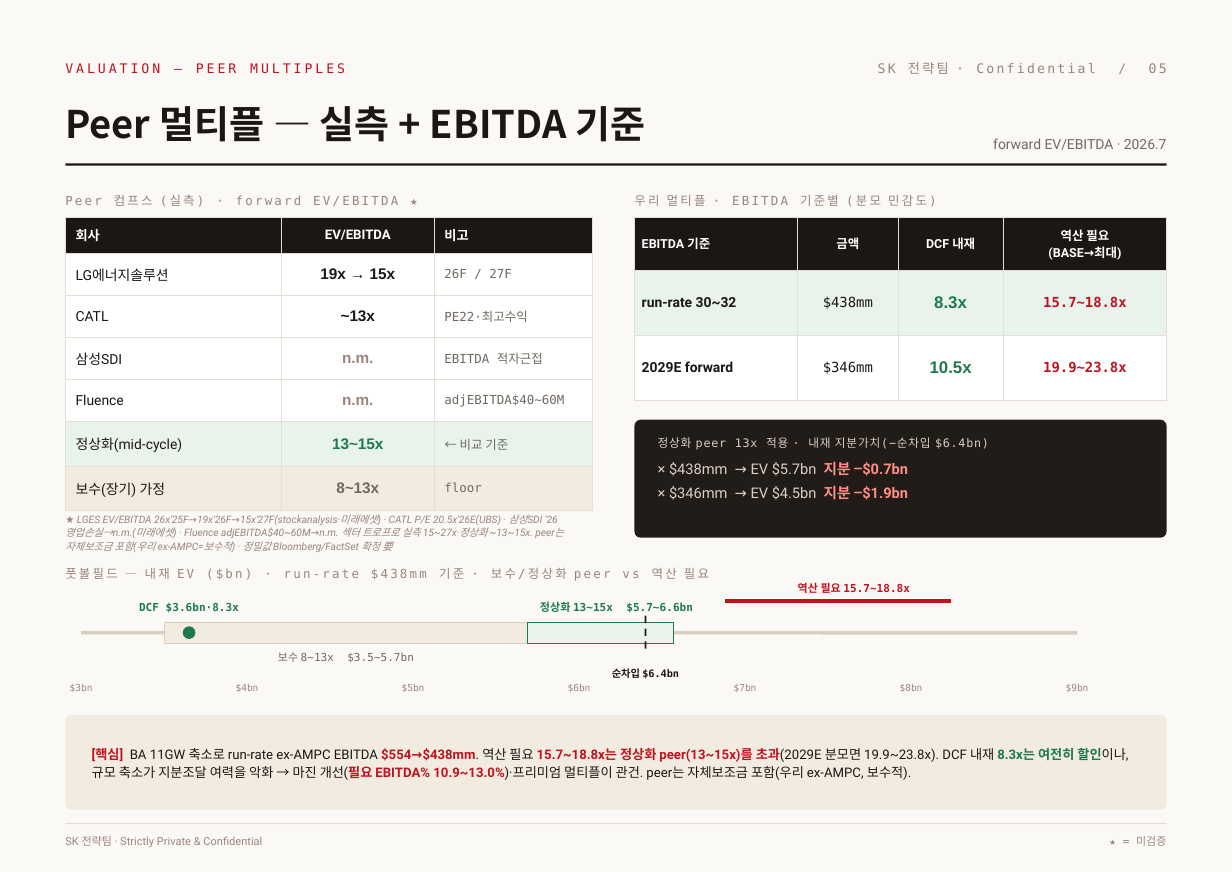
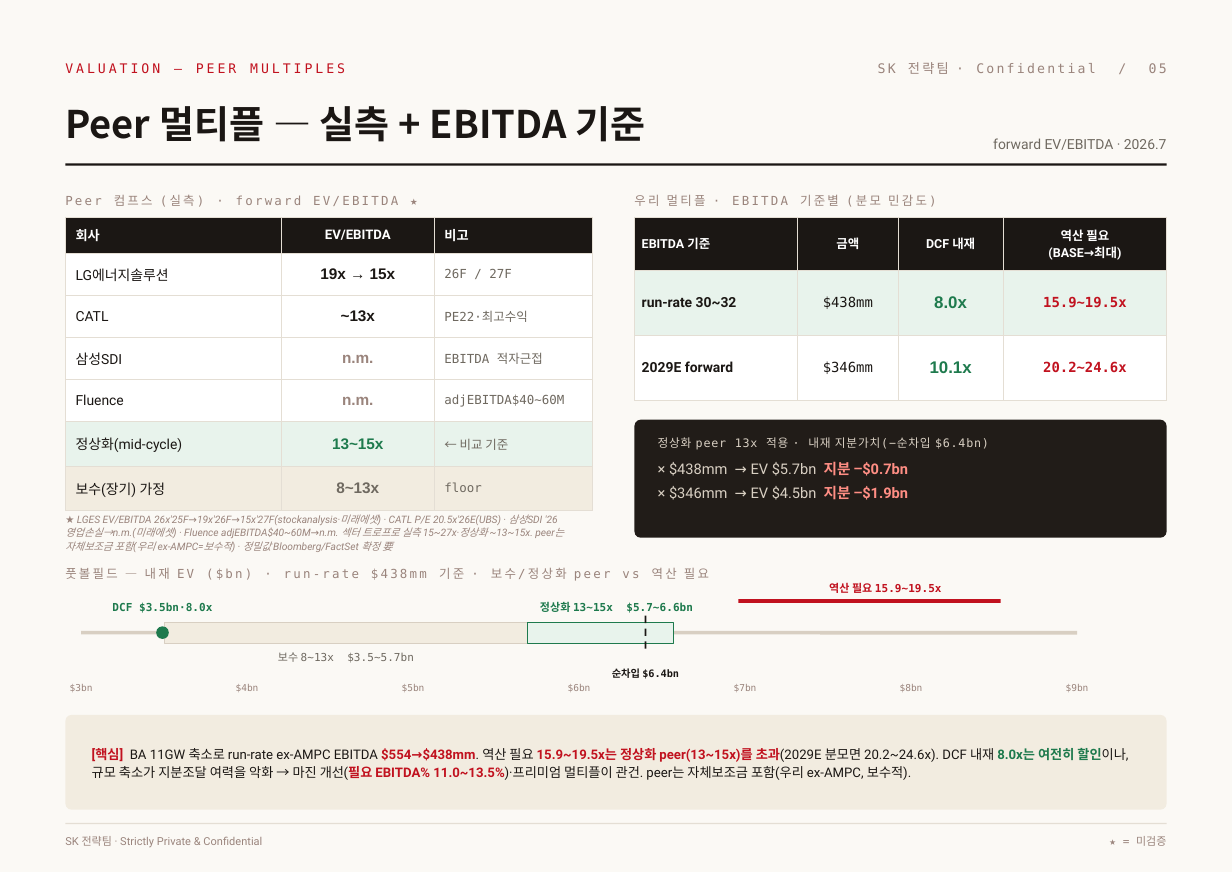
Before and after one commit to ljmcoal-gif/bm-x7k2, a slide deck: slide 5 of sk_valuation_project/output/SK_Funding_v3_editable.pptx. Drawn at 1232x872 pixels with LibreOffice and Linux fonts; fonts in the diff are those of the drawing. Boxes give left, top, right and bottom in pixels: in the first picture for what was removed or moved away, otherwise in the second. Text is boxed around its words. In the diff, an @@ line names an element or a change of style, - is before the commit and + after.

```diff
--- a/sk_valuation_project/output/SK_Funding_v3_editable.pptx
+++ b/sk_valuation_project/output/SK_Funding_v3_editable.pptx
@@ table at (x1=634, y1=217, x2=1167, y2=378) @@
-row 2, column 3: 8.3x
+row 2, column 3: 8.0x
-row 2, column 4: 15.7~18.8x
+row 2, column 4: 15.9~19.5x
-row 3, column 3: 10.5x
+row 3, column 3: 10.1x
-row 3, column 4: 19.9~23.8x
+row 3, column 4: 20.2~24.6x
@@ text at (x1=829, y1=582, x2=942, y2=593): text changed @@
-역산 필요 15.7~18.8x
+역산 필요 15.9~19.5x
@@ text at (x1=112, y1=602, x2=212, y2=613): text changed @@
-DCF $3.6bn·8.3x
+DCF $3.5bn·8.0x
@@ ellipse moved from (x1=182, y1=626, x2=195, y2=639) to (x1=156, y1=626, x2=169, y2=639) @@
@@ line moved from (725, 601) - (951, 601) to (739, 601) - (1001, 601) @@
@@ text at (x1=92, y1=748, x2=1128, y2=780): text changed @@
-[핵심] BA 11GW 축소로 run-rate ex-AMPC EBITDA $554→$438mm. 역산 필요 15.7~18.8x는 정상화 peer(13~15x)를 초과(2029E 분모면 19.9~23.8x). DCF 내재 8.3x는 여전히 할인이나, 규모 축소가 지분조달 여력을 악화 → 마진 개선(필요 EBITDA% 10.9~13.0%)·프리미엄 멀티플이 관건. peer는 자체보조금 포함(우리 ex-AMPC, 보수적).
+[핵심] BA 11GW 축소로 run-rate ex-AMPC EBITDA $554→$438mm. 역산 필요 15.9~19.5x는 정상화 peer(13~15x)를 초과(2029E 분모면 20.2~24.6x). DCF 내재 8.0x는 여전히 할인이나, 규모 축소가 지분조달 여력을 악화 → 마진 개선(필요 EBITDA% 11.0~13.5%)·프리미엄 멀티플이 관건. peer는 자체보조금 포함(우리 ex-AMPC, 보수적).
```
Also in this commit, not shown: 3 other slides changed, 7 other files.
